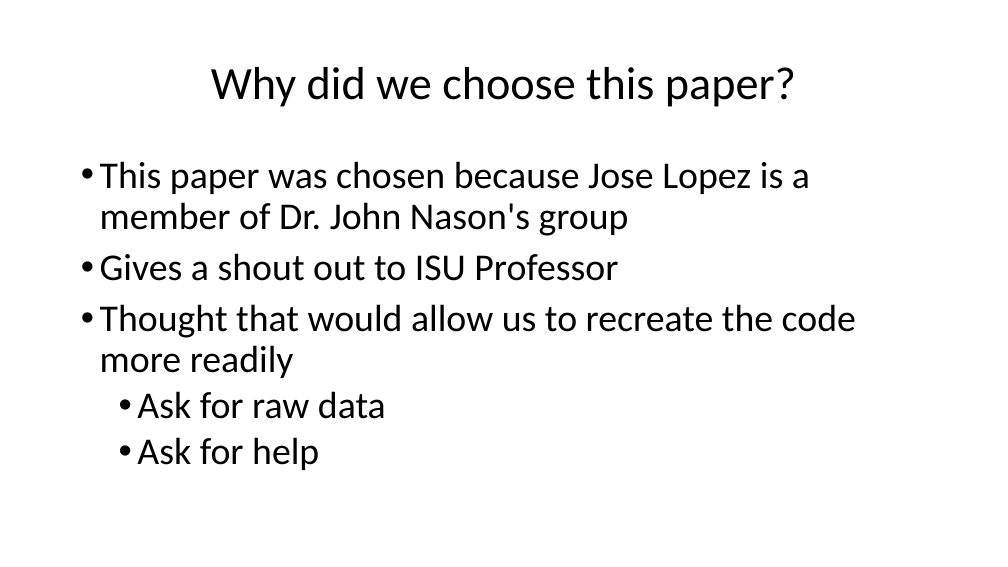
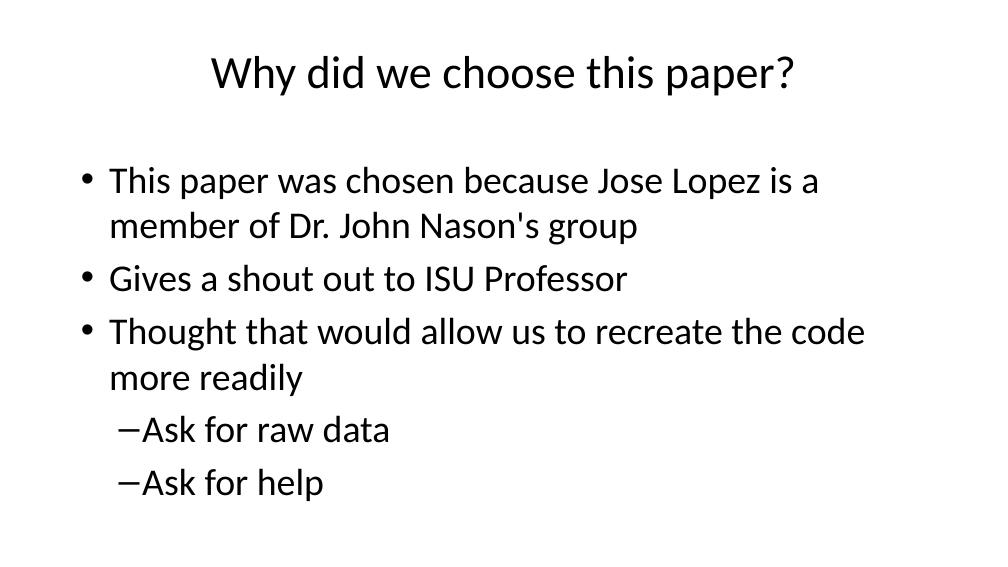
Before and after one commit to ashleyp1/BCB546X_Final_Project, a slide deck: slide 3 of PowerPoint Presentation for Final.pptx. Drawn at 1008x567 pixels with LibreOffice and Linux fonts; fonts in the diff are those of the drawing. Boxes give left, top, right and bottom in pixels: in the first picture for what was removed or moved away, otherwise in the second. Text is boxed around its words. In the diff, an @@ line names an element or a change of style, - is before the commit and + after.

```diff
--- a/PowerPoint Presentation for Final.pptx
+++ b/PowerPoint Presentation for Final.pptx
@@ title "Why did we choose this ...": place and size @@
-title "Why did we choose this ..." at bbox=[211, 67, 796, 107]
+title "Why did we choose this ..." at bbox=[211, 56, 796, 96]
@@ title "Why did we choose this ..." at bbox=[211, 56, 796, 96]: line spacing 0.9 to 1 @@
@@ text "This paper was chosen because ..." at bbox=[109, 166, 865, 501]: indent changed; line spacing 0.9 to 1; less space between paragraphs; bullet • to –; more space between paragraphs @@
```
Also in this commit, not shown: 13 other slides changed, 5 slides added, 2 other files.
